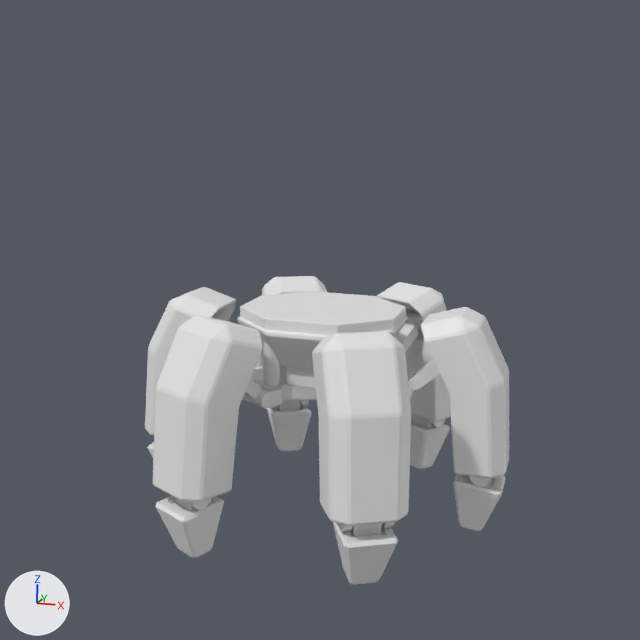
Before and after pictures for a commit that changed the Blender file HexGrid/Prefabs/Character/Robot_character.blend.
The view is the same before and after, from the file's camera 'Camera'. Lighting does not change. The marker at lower left points along +X, +Y and +Z.

Objects in the first picture: 'Body.Bottom', 'Leg_0.002', 'Leg_0.003', 'Leg_1.002', 'Leg_1.003', 'Leg_2.002', 'Leg_2.003', 'Leg_3.002', 'Leg_4.002', 'Leg_4.003', 'Leg_5.002', 'Leg_5.003'.
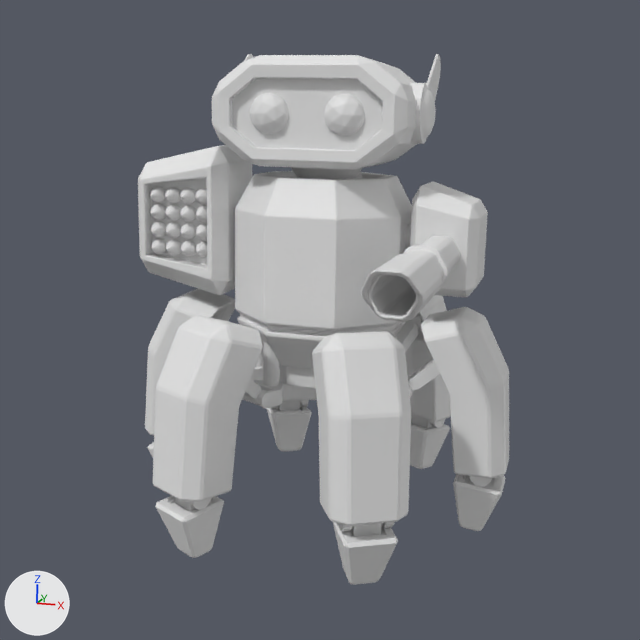
Commit message: robot character update

Location of each change, (x1, y1, x2, y2) in pixels of the pictures (640 x 640 px):
'Body.Torso', added
    after: (235, 171, 412, 333)
'Head', added
    after: (212, 55, 417, 179)
'Laser_Cannon_L', added
    after: (361, 181, 488, 321)
'Missiles_R', added
    after: (138, 145, 252, 295)
'Missiles', added
    after: (150, 186, 207, 258)
'Antenna_L', added
    after: (410, 54, 441, 144)
'Antenna_R', added
    after: (244, 54, 254, 61)
'Body.Bottom', unchanged, covered by the edit
    before: (237, 291, 408, 388)
    after: (237, 314, 407, 388)

What the commit changed:
Object 'Missiles' (ob_missiles) is new; it shows a copy of the mesh of ob_missiles.
Its parent is ob_missiles_r.
Its matrix parent inverse is Matrix(((1.0, 0.0, 0.0, 0.579), (0.0, 1.0, 0.0, 0.0), (0.0, 0.0, 1.0, -1.901), (0.0, 0.0, 0.0, 1.0))).
Its location is (-1.062, -0.246, 2.12).
Its rotation in degrees is (90, 0, 0).
Its scale is (1.27, 1.27, 1.0).
It gains a BEVEL modifier named 'Bevel'.
Modifier setting: limit_method = 'NONE'.
It gains a ARRAY modifier named 'Array'.
Modifier setting: count = 4.
Modifier setting: constant_offset_displace = (0.0, 0.0, 0.0).
Modifier setting: relative_offset_displace = (1.05, 0.0, 0.0).
It gains a ARRAY modifier named 'Array.001'.
Modifier setting: count = 4.
Modifier setting: use_constant_offset = True.
Modifier setting: constant_offset_displace = (0.0, -0.09, 0.0).
Modifier setting: use_relative_offset = False.
Object 'Missiles_R' (ob_missiles_r) is new; it shows a copy of the mesh of ob_missiles_r.
Its location is (-0.579, 0.0, 1.901).
It gains a BEVEL modifier named 'Bevel'.
Modifier setting: width = 0.005.
Modifier setting: width_pct = 0.005.
Modifier setting: limit_method = 'NONE'.
Object 'Antenna_R' (ob_antenna_r) is new; it shows a copy of the mesh of ob_antenna_r.
Its location is (-0.666, -0.031, 2.663).
Object 'Antenna_L' (ob_antenna_l) is new; it shows a copy of the mesh of ob_antenna_l.
Its location is (0.611, -0.031, 2.663).
Object 'Laser_Cannon_L' (ob_laser_cannon_l) is new; it shows a copy of the mesh of ob_laser_cannon_l.
Its location is (0.555, 0.0, 1.901).
It gains a BEVEL modifier named 'Bevel'.
Modifier setting: width = 0.005.
Modifier setting: width_pct = 0.005.
Modifier setting: limit_method = 'VGROUP'.
Object 'Head' (ob_head) is new; it shows a copy of the mesh of ob_head.
Its location is (0.0, 0.0, 2.291).
It gains a MIRROR modifier named 'Mirror'.
Modifier setting: use_clip = True.
It gains a BEVEL modifier named 'Bevel'.
Modifier setting: width = 0.003.
Modifier setting: width_pct = 0.003.
Modifier setting: limit_method = 'NONE'.
Object 'Body.Torso' (ob_body_torso) is new; it shows a copy of the mesh of ob_body_torso.
Its location is (0.0, 0.0, 1.839).
It gains a MIRROR modifier named 'Mirror'.
Modifier setting: use_clip = True.
It gains a BEVEL modifier named 'Bevel'.
Modifier setting: width = 0.005.
Modifier setting: width_pct = 0.005.
Modifier setting: limit_method = 'NONE'.
